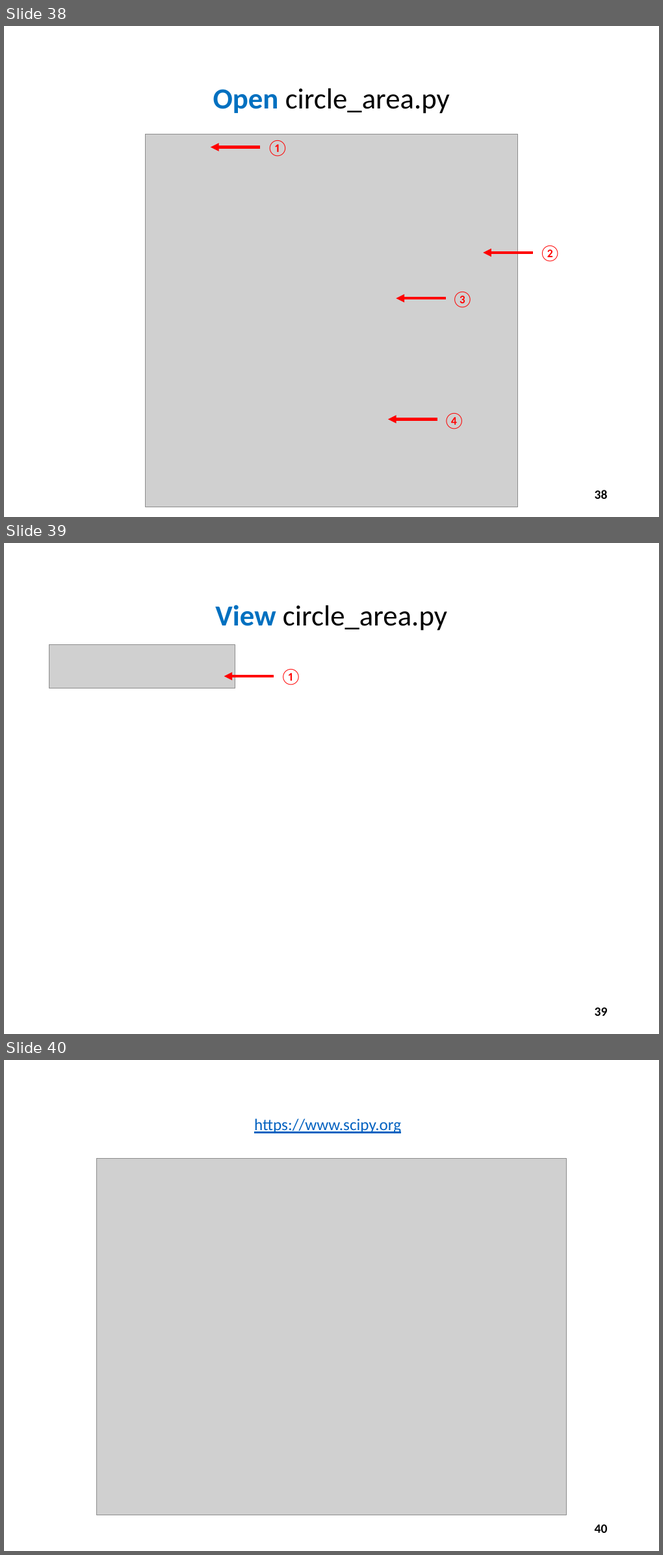
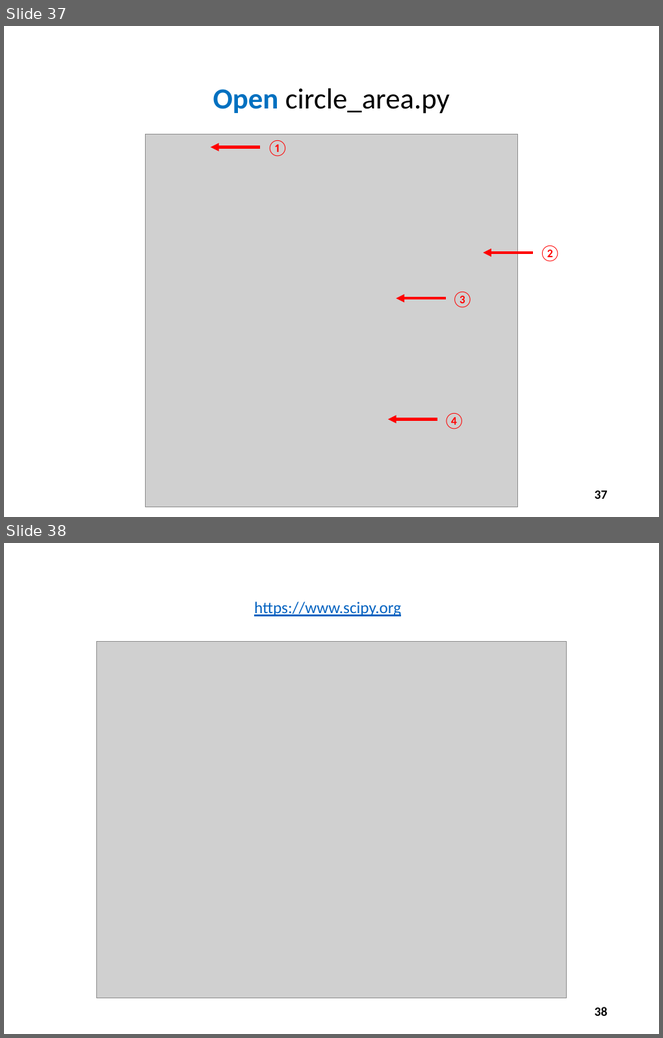
Before and after one commit to noahchampagne/QIS101, a slide deck: slides/Session 10 - Numerical Analysis/Session 10 - Numerical Analysis.pptx. Shown one above the other, each under a label of ours: slides 38, 39 and 40 before the commit, slides 37 and 38 after it. The pictures are 663x1555 and 663x1038 pixels, drawn with LibreOffice and Linux fonts; fonts in the diff are those of the drawing; grey boxes stand for pictures. Boxes give left, top, right and bottom in pixels: in the first picture for what was removed or moved away, otherwise in the second. Text is boxed around its words. In the diff, an @@ line names an element or a change of style, - is before the commit and + after.

```diff
--- a/slides/Session 10 - Numerical Analysis/Session 10 - Numerical Analysis.pptx
+++ b/slides/Session 10 - Numerical Analysis/Session 10 - Numerical Analysis.pptx
@@ slide 39 removed at <box>4,543,659,1034</box>, background #FFFFFF @@
@@ title removed at <box>215,605,447,631</box> @@
-View circle_area.py
@@ picture removed at <box>50,644,235,689</box> @@
@@ arrow removed from (274, 677) to (224, 677) @@
@@ text removed at <box>280,669,302,685</box> @@
-①
@@ page number removed at <box>595,1008,608,1016</box> @@
-39
@@ what was slide 38 is now slide 37 @@
@@ page number at <box>595,491,608,499</box>: text changed @@
-38
+37
@@ what was slide 40 is now slide 38 @@
@@ page number at <box>595,1007,608,1016</box>: text changed @@
-40
+38
```
Also in this commit, not shown: 12 slides changed, 1 other slide removed.
